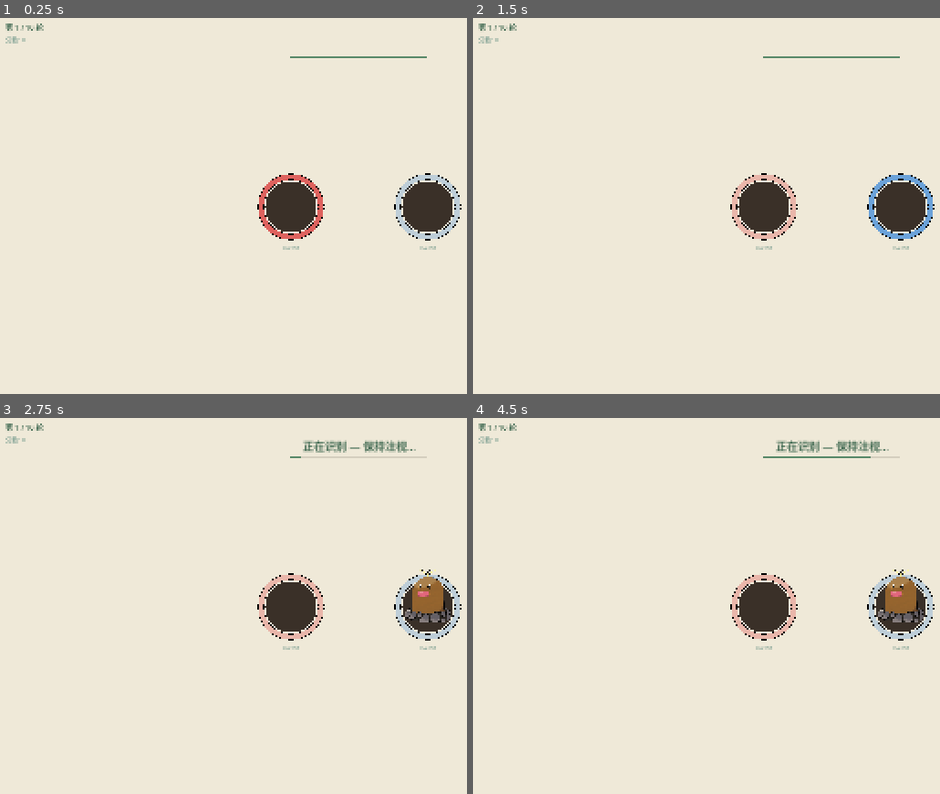
Above: before the commit, frames 1-4 (two rows, left to right).
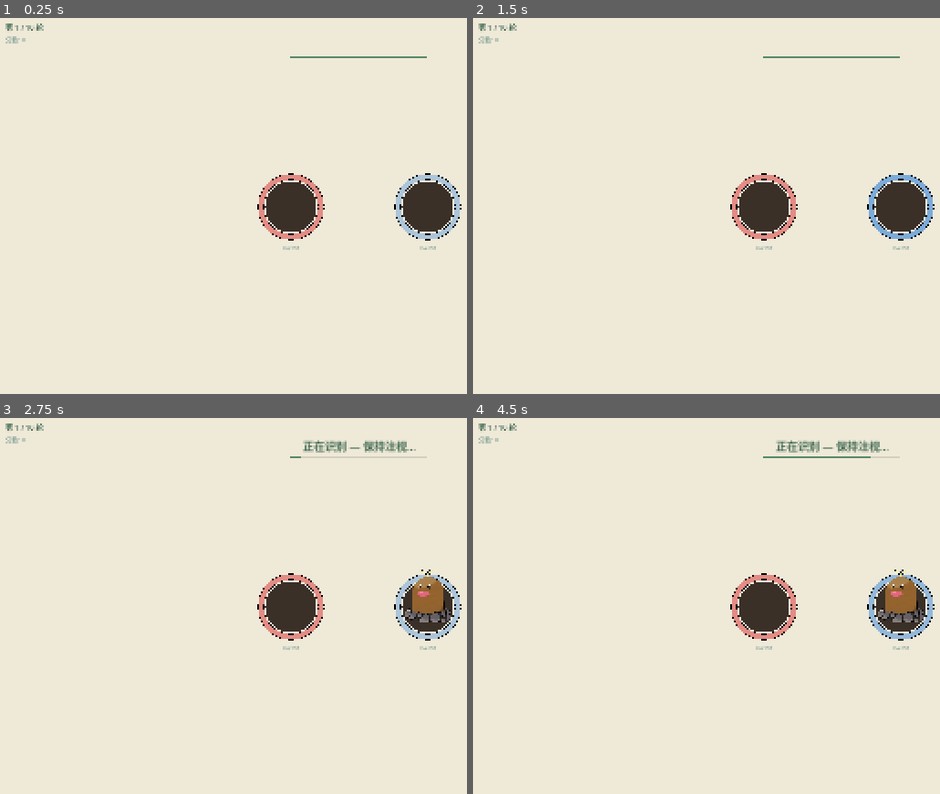
Above: after the commit, the same moments.

Repository: sssd903-tju/MetaBCI_Game
Game: Godot game, scene res://scenes/ssvep/SSVEPGame.tscn
The game is run twice, just before and just after one commit, with the same random seed, the same clock (stepped at 60 frames per second) and the same inputs. This scene is started directly instead of the project's main scene.
Inputs:
- Up to frame 1 (0.25 s): no input
- Up to frame 2 (1.5 s): tap Enter (ui_accept) at 0.5, 0.77 s; hold Up (ui_up) 0.53-1.28 s; tap 1 at 0.6 s; hold Down (ui_down) from 1.28 s (still down); tap 2 at 1.35 s
- Up to frame 3 (2.75 s): tap Enter (ui_accept) at 1.52 s; release Down (ui_down) at 2.03 s; hold Up (ui_up) from 2.03 s (still down); tap 3 at 2.1 s
- Up to frame 4 (4.5 s): tap 4 at 2.85 s; tap Enter (ui_accept) at 3.02, 3.77 s; release Up (ui_up) at 3.53 s; hold Down (ui_down) from 3.53 s (still down); tap 5 at 3.6 s; tap 1 at 4.35 s

The runs differ from the first frame. In frame 1, 0.5% of the frame differs, in the area x 55-70%, y 41-59%; in frame 2, 0.5%; in frame 3, 0.5%; in frame 4, 1.0%, in the area x 55-99%, y 41-59%.

Commit message:
revert: 方波→正弦波, 柔和护眼

Diff:
--- a/scripts/paradigms/ssvep/entities/mole_hole.gd
+++ b/scripts/paradigms/ssvep/entities/mole_hole.gd
@@ -52,7 +52,7 @@
 
 func _process(delta: float) -> void:
 	var t: float = Time.get_ticks_msec() / 1000.0
-	_flicker_brightness = 1.0 if sin(t * frequency * TAU) >= 0 else 0.0
+	_flicker_brightness = (sin(t * frequency * TAU) + 1.0) / 2.0
 
 	# 垂直滑动动画
 	if mole_visible and _mole_progress < 1.0:
